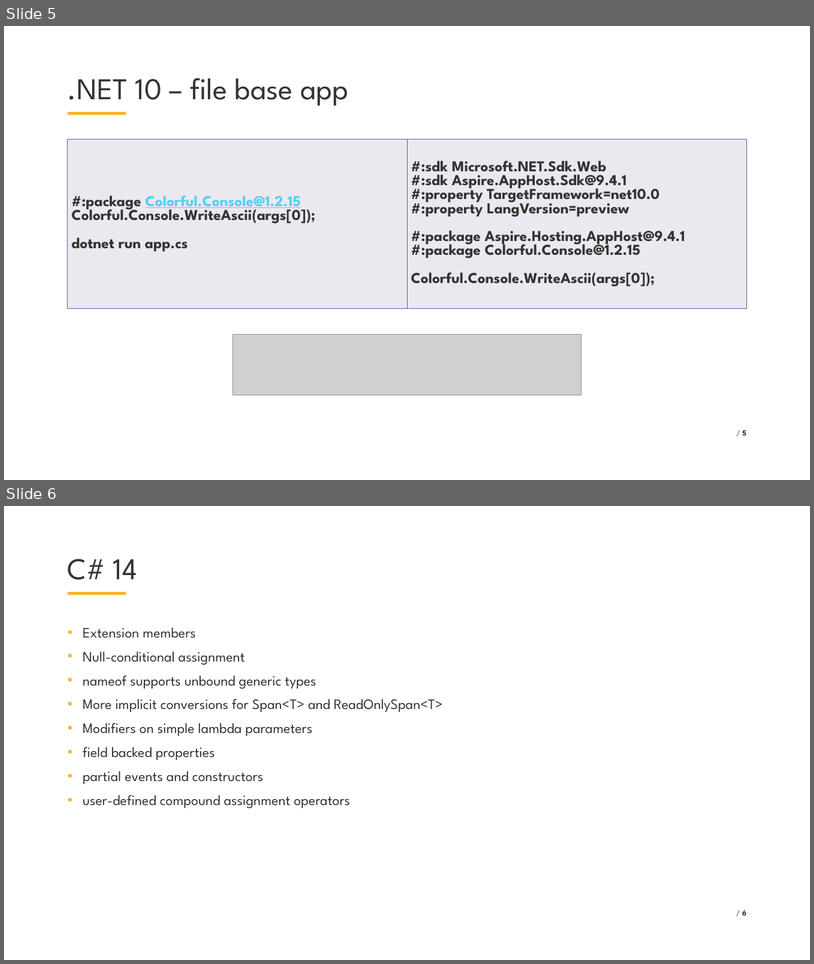
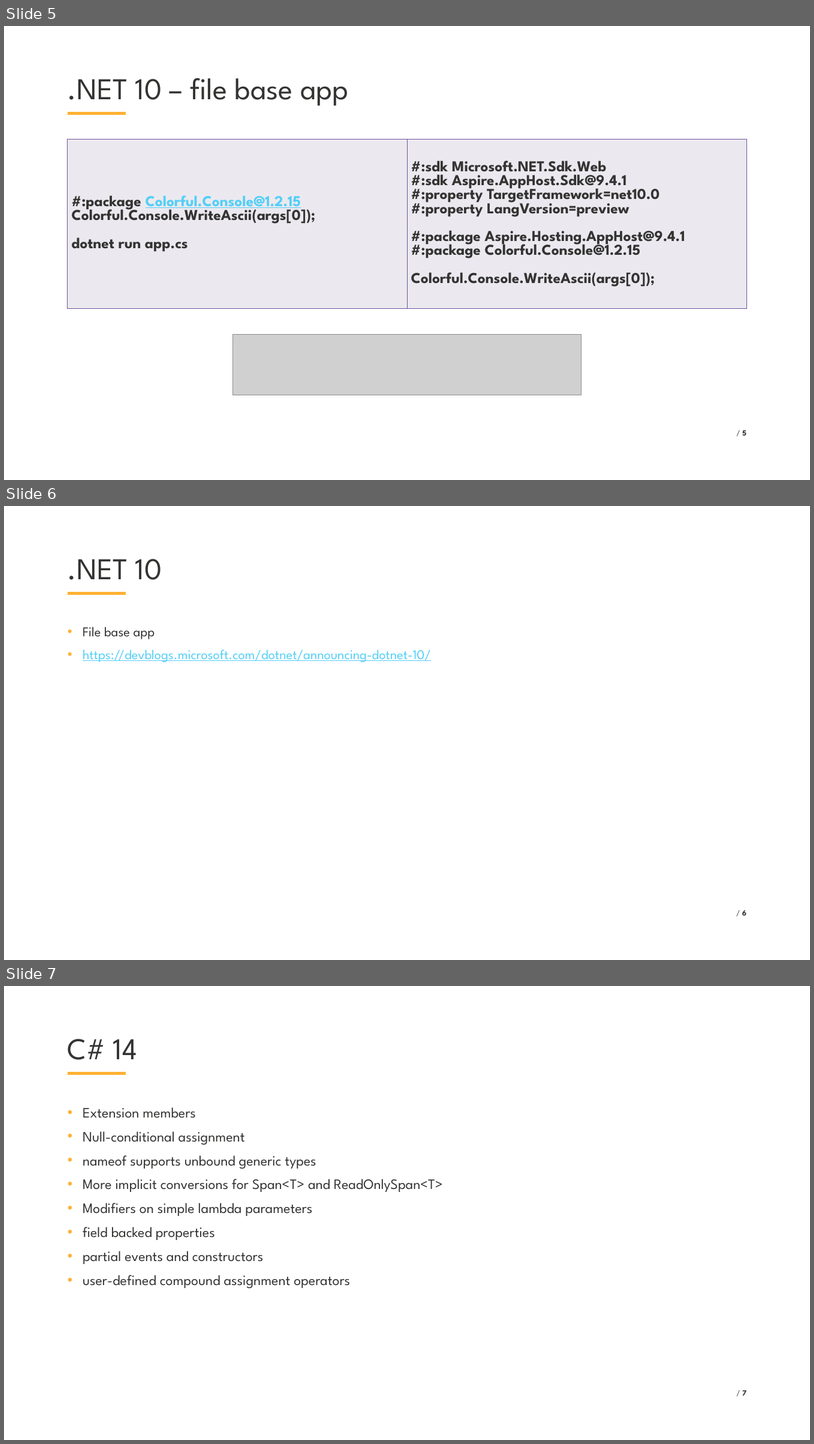
Before and after one commit to VladislavAntonyuk/AICalendar, a slide deck: .NET Conf 2025 - Ukraine (Eng).pptx. Shown one above the other, each under a label of ours: slides 5 and 6 before the commit, slides 5, 6 and 7 after it. The pictures are 814x964 and 814x1444 pixels, drawn with LibreOffice and Linux fonts; fonts in the diff are those of the drawing; grey boxes stand for pictures; background and template pictures are left out. Boxes give left, top, right and bottom in pixels: in the first picture for what was removed or moved away, otherwise in the second. Text is boxed around its words. In the diff, an @@ line names an element or a change of style, - is before the commit and + after.

```diff
--- a/.NET Conf 2025 - Ukraine (Eng).pptx
+++ b/.NET Conf 2025 - Ukraine (Eng).pptx
@@ slide 6 added at (x1=4, y1=506, x2=810, y2=960), background #FFFFFF; not listed: 1 template element that a slide beside it also shows @@
@@ title added at (x1=68, y1=559, x2=162, y2=580), 54 pt, text #333332 @@
+.NET 10
@@ text added at (x1=83, y1=627, x2=431, y2=662), 24 pt, text #53CFF8, underline @@
+• File base app
+• https://devblogs.microsoft.com/dotnet/announcing-dotnet-10/
@@ page number added at (x1=743, y1=910, x2=747, y2=915), 14 pt, text #333332 @@
+/ 6
@@ what was slide 6 is now slide 7 @@
@@ page number at (x1=743, y1=1390, x2=747, y2=1395): text changed @@
-/ 6
+/ 7
```
Also in this commit, not shown: 1 slide changed, 2 other slides added, 6 other files.
